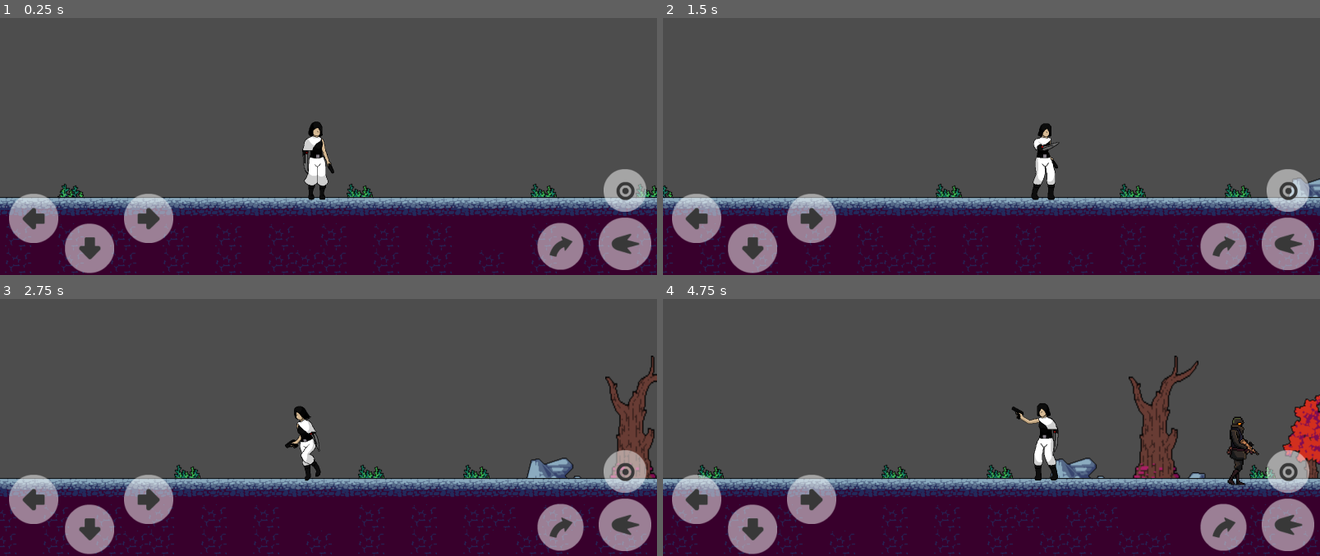
Above: before the commit, frames 1-4 (two rows, left to right).
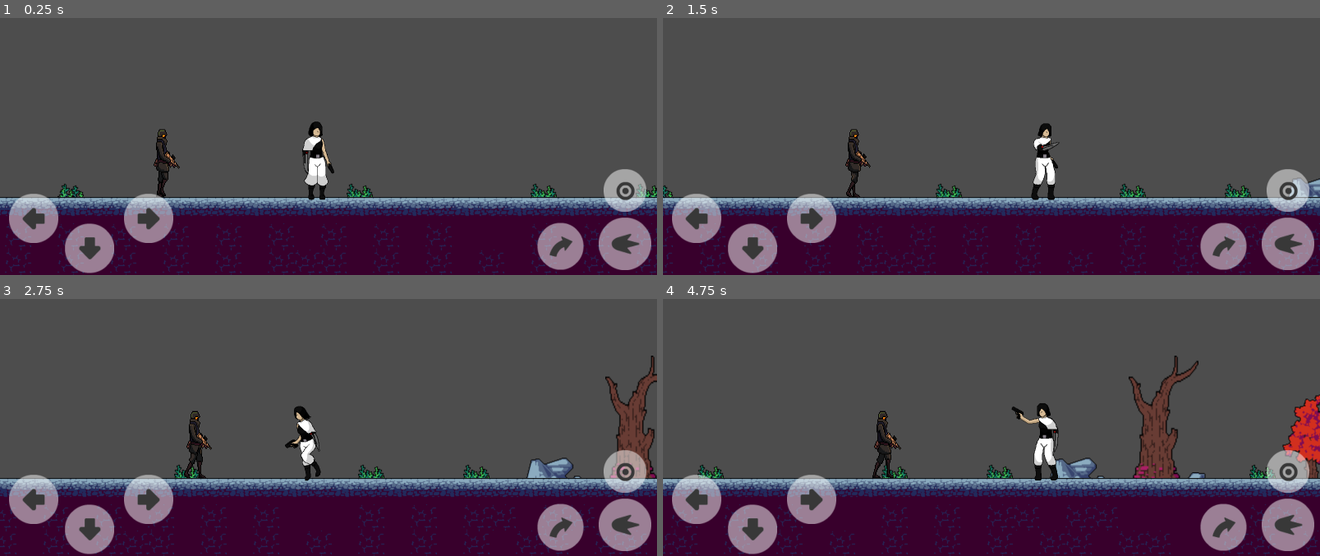
Above: after the commit, the same moments.

Repository: Corsa-Technologies/Terra1-seguro
Game: Godot game, scene res://Níveis/Nível 1.tscn
The game is run twice, just before and just after one commit, with the same random seed, the same clock (stepped at 60 frames per second) and the same inputs. This scene is started directly instead of the project's main scene.
Inputs:
- Up to frame 1 (0.25 s): no input
- Up to frame 2 (1.5 s): tap Enter (ataque) at 0.5, 1.35 s; hold Enter (ataque) 0.53-1.28 s; hold Right (ui_right) from 0.53 s (still down); tap Up (ui_up) at 0.77 s
- Up to frame 3 (2.75 s): tap Up (ui_up) at 1.52 s; release Right (ui_right) at 2.03 s; hold Left (ui_left) from 2.03 s (still down); hold Backspace (tiro) from 2.03 s (still down); tap Enter (ataque) at 2.3 s
- Up to frame 4 (4.75 s): release Left (ui_left) at 2.78 s; release Backspace (tiro) at 2.78 s; hold Right (ui_right) 2.78-4.28 s; tap Enter (ataque) at 2.85, 4.55 s; tap Up (ui_up) at 3.02, 3.77, 4.52 s; hold Enter (ataque) 3.53-4.28 s; hold Left (ui_left) from 4.28 s (still down); tap Backspace (tiro) at 4.35 s

The runs differ from the first frame. In frame 1, 0.5% of the frame differs, in the area x 23-28%, y 43-70%; in frame 2, 0.4%; in frame 3, 0.5%; in frame 4, 1.1%, in the area x 31-91%, y 43-73%.

Commit message:
"adicionado primeiro inimigo com patrulha"

Diff:
--- /dev/null
+++ b/Assets/inimigos/inimigo1/ataque/projectile.gd
@@ -0,0 +1,16 @@
+extends CharacterBody2D
+
+@export var SPEED = 100
+
+var dir : float
+var spawnPos : Vector2
+var spawnRot : float
+
+func _ready():
+	global_position = spawnPos
+	global_rotation = spawnRot
+
+
+func _physics_process(delta):
+	velocity = Vector2(0, -SPEED).rotated(dir)
+	move_and_slide()
--- /dev/null
+++ b/Assets/inimigos/inimigo1/ataque/projectile.tscn
@@ -0,0 +1,56 @@
+[gd_scene load_steps=9 format=3 uid="uid://c1e6hqp7yidse"]
+
+[ext_resource type="Script" path="res://Assets/inimigos/inimigo1/ataque/projectile.gd" id="1_lb75j"]
+[ext_resource type="Texture2D" uid="uid://3ki6fsjdsxce" path="res://Assets/inimigos/inimigo1/ataque/All_Fire_Bullet_Pixel_16x16_04.png" id="2_f5va5"]
+
+[sub_resource type="AtlasTexture" id="AtlasTexture_m1uhw"]
+atlas = ExtResource("2_f5va5")
+region = Rect2(256, 144, 16, 16)
+
+[sub_resource type="AtlasTexture" id="AtlasTexture_lj40p"]
+atlas = ExtResource("2_f5va5")
+region = Rect2(272, 144, 16, 16)
+
+[sub_resource type="AtlasTexture" id="AtlasTexture_kt0sp"]
+atlas = ExtResource("2_f5va5")
+region = Rect2(288, 144, 16, 16)
+
+[sub_resource type="AtlasTexture" id="AtlasTexture_y82ij"]
+atlas = ExtResource("2_f5va5")
+region = Rect2(304, 144, 16, 16)
+
+[sub_resource type="SpriteFrames" id="SpriteFrames_qt540"]
+animations = [{
+"frames": [{
+"duration": 1.0,
+"texture": SubResource("AtlasTexture_m1uhw")
+}, {
+"duration": 1.0,
+"texture": SubResource("AtlasTexture_lj40p")
+}, {
+"duration": 1.0,
+"texture": SubResource("AtlasTexture_kt0sp")
+}, {
+"duration": 1.0,
+"texture": SubResource("AtlasTexture_y82ij")
+}],
+"loop": true,
+"name": &"default",
+"speed": 25.0
+}]
+
+[sub_resource type="RectangleShape2D" id="RectangleShape2D_rehmw"]
+size = Vector2(52, 16)
+
+[node name="projectile" type="CharacterBody2D"]
+script = ExtResource("1_lb75j")
+
+[node name="AnimatedSprite2D" type="AnimatedSprite2D" parent="."]
+position = Vector2(18.5, -8.5)
+scale = Vector2(3.3125, 2.0625)
+sprite_frames = SubResource("SpriteFrames_qt540")
+frame_progress = 0.588718
+
+[node name="CollisionShape2D" type="CollisionShape2D" parent="."]
+position = Vector2(18, -8)
+shape = SubResource("RectangleShape2D_rehmw")
--- /dev/null
+++ b/Assets/inimigos/inimigo1/inimigo_1.gd
@@ -0,0 +1,49 @@
+extends CharacterBody2D
+
+# Variáveis exportadas para configuração fácil no editor
+@export var speed: float = 100.0        # Velocidade do inimigo
+@export var gravity: float = 500.0      # Força da gravidade aplicada ao inimigo
+@export var patrol_tolerance: float = 10.0  # Tolerância para considerar que chegou ao ponto de patrulha
+
+var patrol_points: Array = []           # Lista de pontos de patrulha
+var current_patrol_index: int = 0       # Índice atual do ponto de patrulha
+
+func _ready():
+	# Acesse o nó que contém os pontos de patrulha (assumindo que você tem um nó "patrulha1" com pontos filhos)
+	var patrol_parent = get_parent().get_node("patrulha1")
+
+	# Adiciona todos os filhos do nó de patrulha à lista de pontos
+	for point in patrol_parent.get_children():
+		if point is Marker2D:  # Verifica se o nó é um ponto de patrulha (Marker2D)
+			patrol_points.append(point)
+
+func _physics_process(delta):
+	# Aplica gravidade ao inimigo
+	velocity.y += gravity * delta  # Gravidade puxa o inimigo para baixo
+
+	if patrol_points.size() > 0:
+		var target_position = patrol_points[current_patrol_index].position  # Ponto de patrulha atual
+		var direction = (target_position - position).normalized()           # Direção até o próximo ponto
+
+		# Atualiza a velocidade horizontal do inimigo na direção do próximo ponto de patrulha
+		velocity.x = direction.x * speed
+
+		# Verifica se o inimigo está indo para a esquerda ou para a direita e vira o sprite
+		if direction.x > 0:
+			$AnimatedSprite2D.scale.x = 1  # Virado para a direita (escala normal)
+		elif direction.x < 0:
+			$AnimatedSprite2D.scale.x = -1  # Virado para a esquerda (espelhado horizontalmente)
+
+		# Move o inimigo com a função move_and_slide(), que aplica física automaticamente
+		move_and_slide()
+
+		# Verifica se o inimigo chegou suficientemente perto do ponto de patrulha
+		if position.distance_to(target_position) < patrol_tolerance:
+			# Atualiza para o próximo ponto de patrulha (ciclo contínuo)
+			current_patrol_index = (current_patrol_index + 1) % patrol_points.size()
+
+		# Anima o inimigo
+		$AnimatedSprite2D.play("walk")  # Certifique-se que você tem uma animação "walk"
+	else:
+		# Caso não haja pontos de patrulha, fica em idle
+		$AnimatedSprite2D.play("idle")
--- a/Assets/inimigos/inimigo1/inimigo_1.tscn
+++ b/Assets/inimigos/inimigo1/inimigo_1.tscn
@@ -1,113 +1,148 @@
-[gd_scene load_steps=19 format=3 uid="uid://d2gp1dbwx1wdj"]
+[gd_scene load_steps=26 format=3 uid="uid://d2gp1dbwx1wdj"]
 
 [ext_resource type="Texture2D" uid="uid://bqnuc26vom4bv" path="res://Assets/inimigos/inimigo1/Idle.png" id="1_a1xoq"]
+[ext_resource type="Script" path="res://Assets/inimigos/inimigo1/inimigo_1.gd" id="1_ewo05"]
 [ext_resource type="Texture2D" uid="uid://me3ihp8vfgwg" path="res://Assets/inimigos/inimigo1/Walk.png" id="3_4lqhr"]
+[ext_resource type="Texture2D" uid="uid://dpogxj2bidkms" path="res://Assets/inimigos/inimigo1/Shot_1.png" id="3_ps7l4"]
 
-[sub_resource type="AtlasTexture" id="AtlasTexture_g8uav"]
+[sub_resource type="AtlasTexture" id="AtlasTexture_1idlb"]
 atlas = ExtResource("1_a1xoq")
-region = Rect2(0, 37, 128, 91)
+region = Rect2(0, 0, 128, 128)
 
-[sub_resource type="AtlasTexture" id="AtlasTexture_terbk"]
+[sub_resource type="AtlasTexture" id="AtlasTexture_04b5e"]
 atlas = ExtResource("1_a1xoq")
-region = Rect2(128, 37, 128, 91)
+region = Rect2(128, 0, 128, 128)
 
-[sub_resource type="AtlasTexture" id="AtlasTexture_seqo8"]
+[sub_resource type="AtlasTexture" id="AtlasTexture_pgk8f"]
 atlas = ExtResource("1_a1xoq")
-region = Rect2(256, 37, 128, 91)
+region = Rect2(256, 0, 128, 128)
 
-[sub_resource type="AtlasTexture" id="AtlasTexture_er1nm"]
+[sub_resource type="AtlasTexture" id="AtlasTexture_fvfo6"]
 atlas = ExtResource("1_a1xoq")
-region = Rect2(384, 37, 128, 91)
+region = Rect2(384, 0, 128, 128)
 
-[sub_resource type="AtlasTexture" id="AtlasTexture_5npab"]
+[sub_resource type="AtlasTexture" id="AtlasTexture_vqdyu"]
 atlas = ExtResource("1_a1xoq")
-region = Rect2(512, 37, 128, 91)
+region = Rect2(512, 0, 128, 128)
 
-[sub_resource type="AtlasTexture" id="AtlasTexture_1x1f5"]
+[sub_resource type="AtlasTexture" id="AtlasTexture_jnwf0"]
 atlas = ExtResource("1_a1xoq")
-region = Rect2(640, 37, 128, 91)
+region = Rect2(640, 0, 128, 128)
 
-[sub_resource type="AtlasTexture" id="AtlasTexture_xgog1"]
+[sub_resource type="AtlasTexture" id="AtlasTexture_1aory"]
 atlas = ExtResource("1_a1xoq")
-region = Rect2(768, 37, 128, 91)
+region = Rect2(768, 0, 128, 128)
 
-[sub_resource type="AtlasTexture" id="AtlasTexture_3ilge"]
+[sub_resource type="AtlasTexture" id="AtlasTexture_5nikd"]
+atlas = ExtResource("3_ps7l4")
+region = Rect2(0, 0, 128, 128)
+
+[sub_resource type="AtlasTexture" id="AtlasTexture_05m08"]
+atlas = ExtResource("3_ps7l4")
+region = Rect2(128, 0, 128, 128)
+
+[sub_resource type="AtlasTexture" id="AtlasTexture_6v4q2"]
+atlas = ExtResource("3_ps7l4")
+region = Rect2(256, 0, 128, 128)
+
+[sub_resource type="AtlasTexture" id="AtlasTexture_g737j"]
+atlas = ExtResource("3_ps7l4")
+region = Rect2(384, 0, 128, 128)
+
+[sub_resource type="AtlasTexture" id="AtlasTexture_pd723"]
 atlas = ExtResource("3_4lqhr")
-region = Rect2(0, 54, 128, 74)
+region = Rect2(0, 0, 128, 128)
 
-[sub_resource type="AtlasTexture" id="AtlasTexture_kphhc"]
+[sub_resource type="AtlasTexture" id="AtlasTexture_4ov2x"]
 atlas = ExtResource("3_4lqhr")
-region = Rect2(128, 54, 128, 74)
+region = Rect2(128, 0, 128, 128)
 
-[sub_resource type="AtlasTexture" id="AtlasTexture_sl6a6"]
+[sub_resource type="AtlasTexture" id="AtlasTexture_78pqa"]
 atlas = ExtResource("3_4lqhr")
-region = Rect2(256, 54, 128, 74)
+region = Rect2(256, 0, 128, 128)
 
-[sub_resource type="AtlasTexture" id="AtlasTexture_e12lp"]
+[sub_resource type="AtlasTexture" id="AtlasTexture_424dp"]
 atlas = ExtResource("3_4lqhr")
-region = Rect2(384, 54, 128, 74)
+region = Rect2(384, 0, 128, 128)
 
-[sub_resource type="AtlasTexture" id="AtlasTexture_lqxen"]
+[sub_resource type="AtlasTexture" id="AtlasTexture_g4m0j"]
 atlas = ExtResource("3_4lqhr")
-region = Rect2(512, 54, 128, 74)
+region = Rect2(512, 0, 128, 128)
 
-[sub_resource type="AtlasTexture" id="AtlasTexture_6jjd3"]
+[sub_resource type="AtlasTexture" id="AtlasTexture_hq0nk"]
 atlas = ExtResource("3_4lqhr")
-region = Rect2(640, 54, 128, 74)
+region = Rect2(640, 0, 128, 128)
 
-[sub_resource type="AtlasTexture" id="AtlasTexture_nwe86"]
+[sub_resource type="AtlasTexture" id="AtlasTexture_wj0o6"]
 atlas = ExtResource("3_4lqhr")
-region = Rect2(768, 54, 128, 74)
+region = Rect2(768, 0, 128, 128)
 
 [sub_resource type="SpriteFrames" id="SpriteFrames_yla2x"]
 animations = [{
 "frames": [{
 "duration": 1.0,
-"texture": SubResource("AtlasTexture_g8uav")
+"texture": SubResource("AtlasTexture_1idlb")
 }, {
 "duration": 1.0,
-"texture": SubResource("AtlasTexture_terbk")
+"texture": SubResource("AtlasTexture_04b5e")
 }, {
 "duration": 1.0,
-"texture": SubResource("AtlasTexture_seqo8")
+"texture": SubResource("AtlasTexture_pgk8f")
 }, {
 "duration": 1.0,
-"texture": SubResource("AtlasTexture_er1nm")
+"texture": SubResource("AtlasTexture_fvfo6")
 }, {
 "duration": 1.0,
-"texture": SubResource("AtlasTexture_5npab")
+"texture": SubResource("AtlasTexture_vqdyu")
 }, {
 "duration": 1.0,
-"texture": SubResource("AtlasTexture_1x1f5")
+"texture": SubResource("AtlasTexture_jnwf0")
 }, {
 "duration": 1.0,
-"texture": SubResource("AtlasTexture_xgog1")
+"texture": SubResource("AtlasTexture_1aory")
 }],
 "loop": true,
 "name": &"idle",
-"speed": 8.0
+"speed": 5.0
 }, {
 "frames": [{
 "duration": 1.0,
-"texture": SubResource("AtlasTexture_3ilge")
+"texture": SubResource("AtlasTexture_5nikd")
 }, {
 "duration": 1.0,
-"texture": SubResource("AtlasTexture_kphhc")
+"texture": SubResource("AtlasTexture_05m08")
 }, {
 "duration": 1.0,
-"texture": SubResource("AtlasTexture_sl6a6")
+"texture": SubResource("AtlasTexture_6v4q2")
 }, {
 "duration": 1.0,
-"texture": SubResource("AtlasTexture_e12lp")
+"texture": SubResource("AtlasTexture_g737j")
+}],
+"loop": true,
+"name": &"shot1",
+"speed": 13.0
+}, {
+"frames": [{
+"duration": 1.0,
+"texture": SubResource("AtlasTexture_pd723")
 }, {
 "duration": 1.0,
-"texture": SubResource("AtlasTexture_lqxen")
+"texture": SubResource("AtlasTexture_4ov2x")
 }, {
 "duration": 1.0,
-"texture": SubResource("AtlasTexture_6jjd3")
+"texture": SubResource("AtlasTexture_78pqa")
 }, {
 "duration": 1.0,
-"texture": SubResource("AtlasTexture_nwe86")
+"texture": SubResource("AtlasTexture_424dp")
+}, {
+"duration": 1.0,
+"texture": SubResource("AtlasTexture_g4m0j")
+}, {
+"duration": 1.0,
+"texture": SubResource("AtlasTexture_hq0nk")
+}, {
+"duration": 1.0,
+"texture": SubResource("AtlasTexture_wj0o6")
 }],
 "loop": true,
 "name": &"walk",
@@ -117,21 +152,33 @@
 [sub_resource type="RectangleShape2D" id="RectangleShape2D_uxhbb"]
 size = Vector2(32, 70)
 
+[sub_resource type="RectangleShape2D" id="RectangleShape2D_i4ghj"]
+size = Vector2(291, 20)
+
 [node name="Inimigo1" type="CharacterBody2D"]
 position = Vector2(46, 17)
-collision_layer = 2
-collision_mask = 2
+script = ExtResource("1_ewo05")
 
 [node name="AnimatedSprite2D" type="AnimatedSprite2D" parent="."]
 light_mask = 2
 visibility_layer = 2
 texture_filter = 1
-position = Vector2(45.5, 16.75)
+position = Vector2(47, -21)
 scale = Vector2(1.27344, 1.23649)
 sprite_frames = SubResource("SpriteFrames_yla2x")
-animation = &"walk"
-frame_progress = 0.579729
+animation = &"shot1"
+frame_progress = 0.859789
 
 [node name="CollisionShape2D" type="CollisionShape2D" parent="."]
-position = Vector2(43, 18)
+z_index = 4
+position = Vector2(41, 23)
 shape = SubResource("RectangleShape2D_uxhbb")
+
+[node name="DetectionArea" type="Area2D" parent="."]
+
+[node name="CollisionShape2D" type="CollisionShape2D" parent="DetectionArea"]
+position = Vector2(42.5, 0)
+shape = SubResource("RectangleShape2D_i4ghj")
+
+[connection signal="body_entered" from="DetectionArea" to="." method="_on_detection_area_body_entered"]
+[connection signal="body_exited" from="DetectionArea" to="." method="_on_detection_area_body_exited"]
--- a/Níveis/Nível 1.tscn
+++ b/Níveis/Nível 1.tscn
@@ -609,8 +609,8 @@
 position = Vector2(26.5, -9.5)
 shape = SubResource("RectangleShape2D_wie55")
 
-[node name="porta placeholder" type="Sprite2D" parent="."]
-position = Vector2(1011.25, 220)
+[node name="porta placeholder" type="Sprite2D" parent="Area2D"]
+position = Vector2(16.25, -13)
 scale = Vector2(1.535, 1.48)
 texture = ExtResource("10_y0yds")
 
@@ -649,10 +649,15 @@
 texture = ExtResource("5_l6u1q")
 
 [node name="Inimigo1" parent="." instance=ExtResource("11_j75aj")]
-position = Vector2(557, 238)
-
-[node name="Inimigo2" parent="." instance=ExtResource("11_j75aj")]
-position = Vector2(310, 238)
+position = Vector2(-600, 230)
+
+[node name="patrulha1" type="Node2D" parent="."]
+
+[node name="patrulha 1" type="Marker2D" parent="patrulha1"]
+position = Vector2(456, 239)
+
+[node name="patrulha 2" type="Marker2D" parent="patrulha1"]
+position = Vector2(614, 233)
 
 [connection signal="body_entered" from="Area2D" to="Area2D" method="_on_body_entered"]
 [connection signal="body_exited" from="Area2D" to="Area2D" method="_on_body_exited"]
--- a/Níveis/Nível 2.tscn
+++ b/Níveis/Nível 2.tscn
@@ -869,18 +869,21 @@
 position = Vector2(64, 9)
 tile_map_data = PackedByteArray("AAAFAAkAAAABAAAAAAAGAAkAAAABAAAAAAAHAAkAAAABAAAAAAAIAAkAAAABAAAAAAAJAAkAAAABAAAAAAAKAA …(9072 unchanged characters)…
 tile_set = SubResource("TileSet_snkoj")
+metadata/_edit_lock_ = true
 
 [node name="Plataformas" type="TileMapLayer" parent="."]
 z_index = 1
 position = Vector2(-3, 17)
 tile_map_data = PackedByteArray("AAA6AA4AAAACAAAAAAA7AA4AAAADAAAAAAA8AA4AAAAEAAAAAAA9AA4AAAAFAAAAAAA+AA4AAAACAAAAAAA/AA …(544 unchanged characters)…
 tile_set = SubResource("TileSet_cwj1j")
+metadata/_edit_lock_ = true
 
 [node name="Background" type="TileMapLayer" parent="."]
 show_behind_parent = true
 z_index = -1
 tile_map_data = PackedByteArray("AAADAPv/AAAGAAYAAAADAPz/AAAGAAYAAAADAP3/AAAGAAYAAAADAP7/AAAGAAYAAAADAP//AAAGAAYAAAADAA …(10960 unchanged characters)…
 tile_set = SubResource("TileSet_se23p")
+metadata/_edit_lock_ = true
 
 [node name="Player" parent="." instance=ExtResource("4_iaqla")]
 position = Vector2(499, 239)
Binary file added: Assets/inimigos/inimigo1/ataque/All_Fire_Bullet_Pixel_16x16_04.png
Not shown, added: Assets/inimigos/inimigo1/ataque/All_Fire_Bullet_Pixel_16x16_04.png.import
